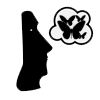
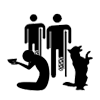
Layer changes from the first (100, 100) image to the second:
hid "Layer 13 copy" over [16, 6, 94, 92]
showed "Layer 9 copy 3" over [7, 13, 93, 91]
